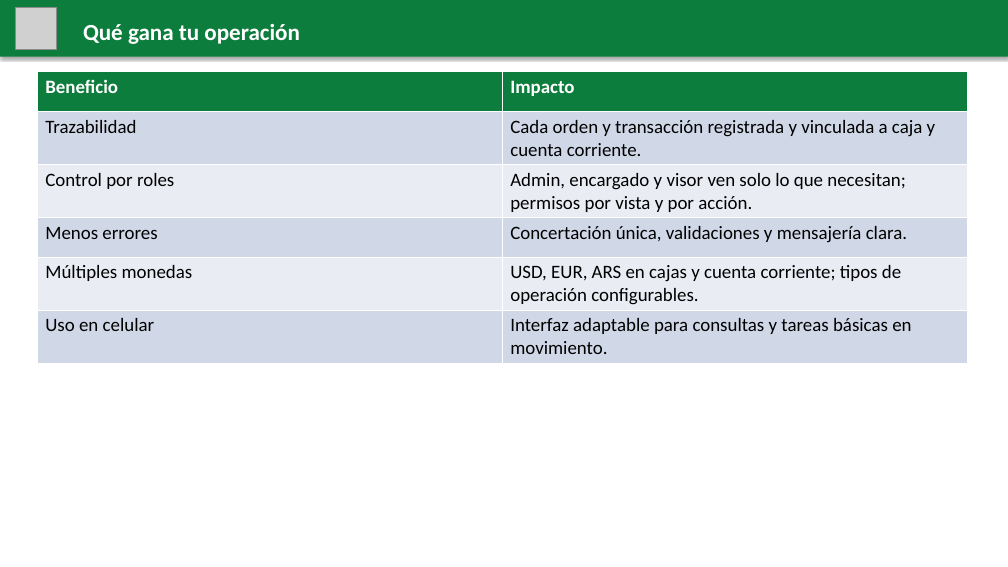
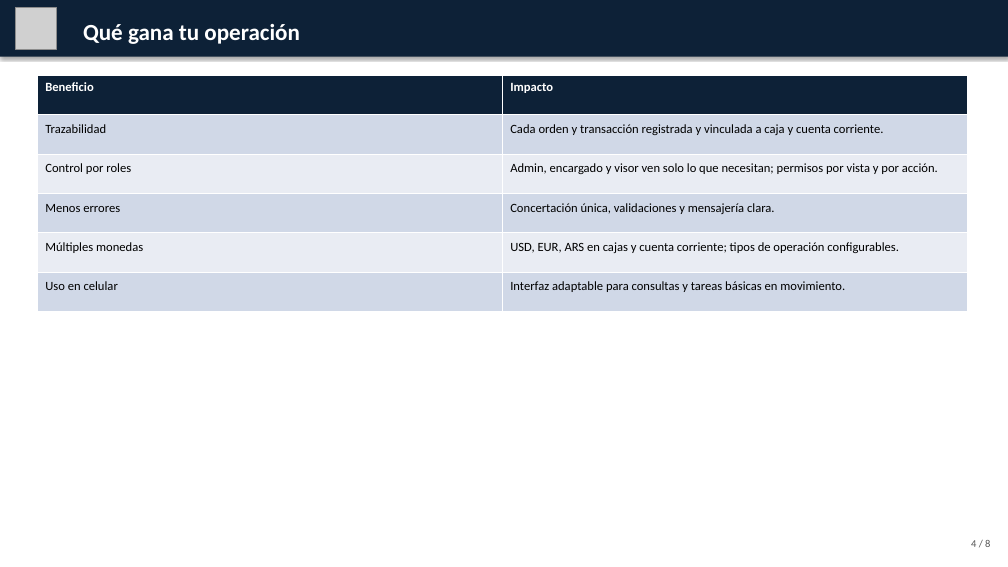
Before and after one commit to lucasbustosmartin-coder/pandy, a slide deck: slide 4 of presentacion/Propuesta_Pandi.pptx. Drawn at 1008x567 pixels with LibreOffice and Linux fonts; fonts in the diff are those of the drawing; grey boxes stand for pictures. Boxes give left, top, right and bottom in pixels: in the first picture for what was removed or moved away, otherwise in the second. Text is boxed around its words. In the diff, an @@ line names an element or a change of style, - is before the commit and + after.

```diff
--- a/presentacion/Propuesta_Pandi.pptx
+++ b/presentacion/Propuesta_Pandi.pptx
@@ rectangle at (x1=0, y1=0, x2=1008, y2=57): fill #0D7D3D to #0D2137 @@
@@ table at (x1=38, y1=76, x2=968, y2=312) @@
@@ fill #0D7D3D to #0D2137 in row 1 @@
@@ size 18 to 12 pt @@
@@ line spacing 1 to 1.2 @@
@@ more space between paragraphs @@
@@ table resized from (x1=38, y1=72, x2=968, y2=358) to (x1=38, y1=76, x2=968, y2=312) @@
@@ text added at (x1=971, y1=540, x2=990, y2=547), 10 pt, text #555555 @@
+4 / 8
```
Also in this commit, not shown: 7 other slides changed, 5 other files.
